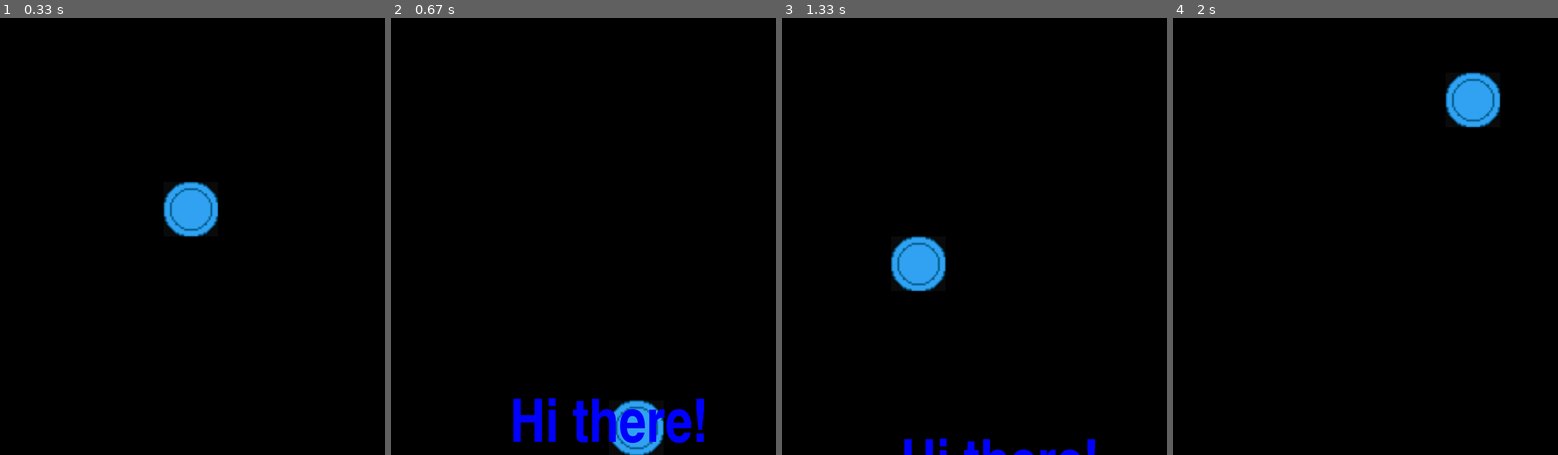
Above: before the commit, frames 1-4 (left to right).
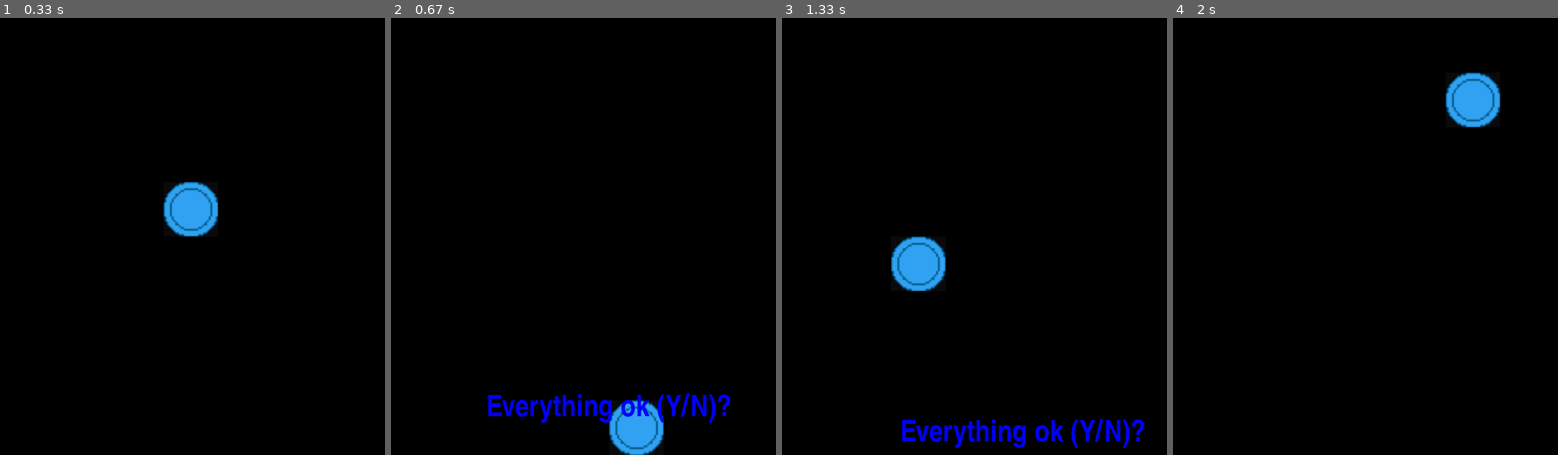
Above: after the commit, the same moments.

Repository: RageInTheCage/Random
Game: pygame game, started from Python/Pygame/Demo.py
The game is run twice, just before and just after one commit, with the same random seed, the same clock (stepped at 60 frames per second) and the same inputs.
Inputs (mouse positions are in pixels of both pictures, inside the frame that each line leads up to):
- Up to frame 1 (0.33 s): no input
- Up to frame 2 (0.67 s): click (610, 411) at 0.38 s, where only the run after the commit has a clickable "Everything ok (Y/N)?"
- Up to frame 3 (1.33 s): tap Y at 0.67 s; hold Right from 1 s (still down); move the mouse to (893, 240) at 1.03 s
- Up to frame 4 (2 s): release Right at 1.47 s; hold Up 1.5-1.8 s; move the mouse to (1257, 170) at 1.53 s; hold Right from 1.83 s (still down); move the mouse to (1454, 83) at 1.87 s

Frame 1 is identical in both runs. In frame 2, 3.0% of the frame differs, in the area x 25-89%, y 86-98%; in frame 3, 2.0%; in frame 4, nothing differs.

Commit message:
Refactored Dialog (TextOverlay) class to support .ask()

Diff:
--- a/Python/Pygame/Dialog.py
+++ /dev/null
@@ -1,32 +0,0 @@
-import pygame
-
-
-class Dialog(object):
-    def __init__(self, display, message, milliseconds, font_name='Impact', font_size=100):
-        self.display = display
-        font = pygame.font.SysFont(font_name, font_size)
-        colour = (0, 0, 255)
-
-        self.text_surface = font.render(message, True, colour)
-        self.text_rectangle = self.text_surface.get_rect()
-
-        display_size = self.display.get_rect()
-
-        self.text_rectangle.left = (display_size.width - self.text_rectangle.width) / 2
-        self.text_rectangle.top = display_size.height - self.text_rectangle.height
-
-        self.hide_after_ticks = pygame.time.get_ticks() + milliseconds
-        self.final_top = display_size.height
-
-        self.acceleration = .2
-        self.speed = 0
-
-    def display_message(self):
-        self.display.blit(self.text_surface, self.text_rectangle)
-
-    def animate(self):
-        self.speed += self.acceleration
-        self.text_rectangle.top += self.speed
-
-    def times_up(self):
-        return self.text_rectangle.top > self.final_top or pygame.time.get_ticks() > self.hide_after_ticks
--- a/Python/Pygame/Graphics.py
+++ b/Python/Pygame/Graphics.py
@@ -1,6 +1,6 @@
 import pygame
 from Sprites import Sprites
-from Dialog import Dialog
+from TextOverlay import TextOverlay
 
 
 def check_bounds(coordinate):
@@ -33,7 +33,7 @@
         self.cursor_colour = (10, 10, 10)
         self.cursor = [3, 3]
 
-        self.dialogs = []
+        self.text_overlays = []
 
 
     def fill(self):
@@ -52,7 +52,6 @@
 
     def game_loop(self):
         clock = pygame.time.Clock()
-
         player_number = 0
 
         for x in range(0, 8):
@@ -66,14 +65,16 @@
             for event in pygame.event.get():
                 if self.process_cursor_keys(cursor_events, event) \
                          or self.process_mouse_clicks(event):
-                    self.add_dialog("Hi there!")
+                    dialog = TextOverlay(self.game_display, "Everything ok (Y/N)?")
+                    dialog.ask()
+                    self.text_overlays.append(dialog)
 
                 if event.type == pygame.QUIT:
                     player_has_quit = True
 
             self.fill()
             self.draw_cursor(player_number)
-            self.show_dialogs()
+            self.animate_text_overlays()
             pygame.display.update()
 
             # Frames per second
@@ -107,12 +108,12 @@
             pygame.K_DOWN: (0, 1)
         }
 
-    def add_dialog(self, message):
-        self.dialogs.append(Dialog(self.game_display, message, 3000))
+    def add_text_overlay(self, message):
+        self.text_overlays.append(TextOverlay(self.game_display, message, 3000))
 
-    def show_dialogs(self):
-        for dialog in self.dialogs:
-            dialog.animate()
-            dialog.display_message()
-            if dialog.times_up():
-                self.dialogs.remove(dialog)
+    def animate_text_overlays(self):
+        for text_overlay in self.text_overlays:
+            text_overlay.animate()
+            text_overlay.show()
+            if text_overlay.is_gone():
+                self.text_overlays.remove(text_overlay)
--- /dev/null
+++ b/Python/Pygame/TextOverlay.py
@@ -0,0 +1,42 @@
+import pygame
+import random
+
+
+class TextOverlay(object):
+    def __init__(self, display, message, font_size=50, font_name='Impact'):
+        self.display = display
+        font = pygame.font.SysFont(font_name, font_size)
+        colour = (0, 0, 255)
+
+        self.text_surface = font.render(message, True, colour)
+        self.text_rectangle = self.text_surface.get_rect()
+
+        display_size = self.display.get_rect()
+        self.text_rectangle.left = (display_size.width - self.text_rectangle.width) / 2
+        self.text_rectangle.top = display_size.height - self.text_rectangle.height * 2
+        self.display_height = display_size.height
+
+        self.acceleration = .2
+        self.d_x = random.randint(-30, 31) / 10
+        self.d_y = 0
+
+    def ask(self, answers=(pygame.K_y, pygame.K_n)):
+        self.show()
+        pygame.display.update()
+        while True:
+            for event in pygame.event.get():
+                if event.type == pygame.KEYDOWN and event.key in answers:
+                    return event.key
+                if event.type == pygame.QUIT:
+                    pygame.quit()
+
+    def show(self):
+        self.display.blit(self.text_surface, self.text_rectangle)
+
+    def animate(self):
+        self.d_y += self.acceleration
+        self.text_rectangle.left += self.d_x
+        self.text_rectangle.top += self.d_y
+
+    def is_gone(self):
+        return self.text_rectangle.top > self.display_height
